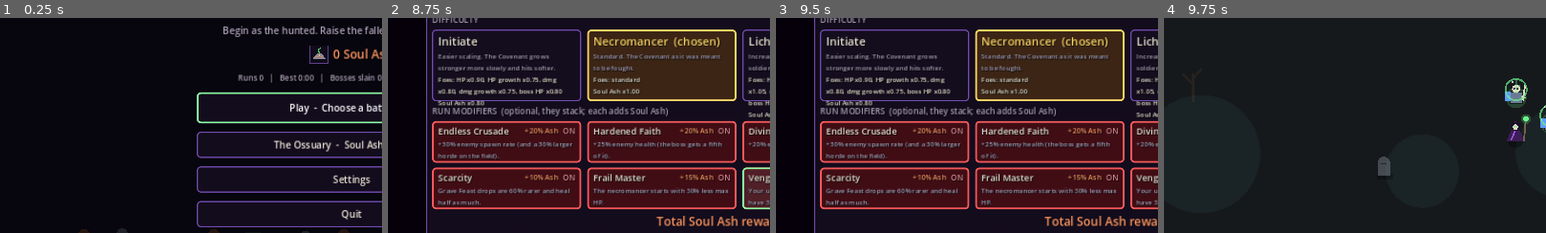
Above: before the commit, frames 1-4 (left to right).
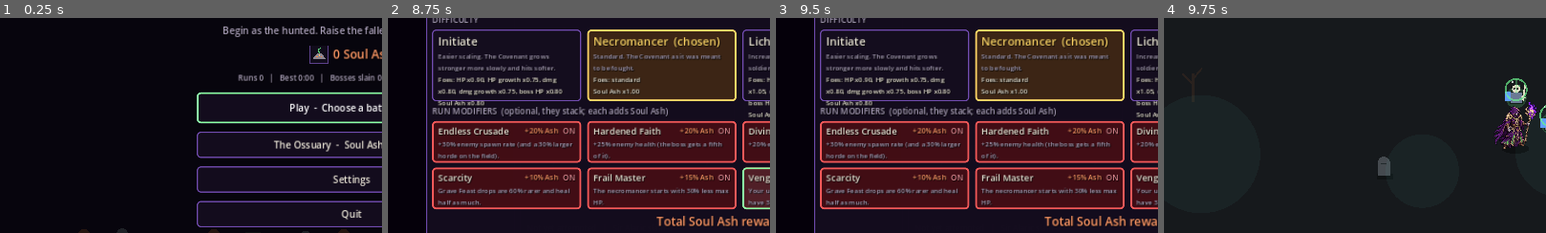
Above: after the commit, the same moments.

Repository: Smoketsu/Vampire-Survivors-Clone-Lol
Game: Godot game, scene res://scenes/main.tscn
The game is run twice, just before and just after one commit, with the same random seed, the same clock (stepped at 60 frames per second) and the same inputs.
Inputs (mouse positions are % of the whole screen's width and height, from its top left):
- Up to frame 1 (0.25 s): no input
- Up to frame 2 (8.75 s): click "Play - Choose a battlefield" at 0.5 s; click "Play - Choose a battlefield" at 1.25 s; click "The Ossuary - Soul Ash upgrad…" at 2 s; click (35, 52) at 2.75 s; click (20, 52) at 3.52 s; click (40, 52) at 4.27 s; click (60, 52) at 5.02 s; click (80, 52) at 5.77 s; click (20, 63) at 6.52 s; click (40, 63) at 7.27 s; click (60, 63) at 8.02 s
- Up to frame 3 (9.5 s): click (80, 63) at 8.77 s
- Up to frame 4 (9.75 s): click "Begin the march" at 9.5 s
The pictures show only the part of the screen within x 4-54%, y 24-74%; the shares and areas given below are measured in that part.

Frames 1-3 are identical in both runs. In frame 4, 1.0% of the frame differs, in the area x 86-98%, y 39-61%.

Commit message:
Sprite art pipeline: SpriteBank with glyph fallback, first sprite (necromancer)
- SpriteBank draws assets/sprites/<category>/<id>.png when present (scaled
  to SpriteData heights, drop shadow, hit flash, mirrored by the node) and
  otherwise falls back to the code-drawn glyph; hooked for the player,
  every summon (incl. evolutions and risen skeletons), every enemy and
  structure, and both bosses.
- tools/prepare_sprite.py: archive the original in art_source/ (.gdignore),
  crop, resize to 3x the on-screen height.
- Pixel-art necromancer from the ChatGPT prompt pack; style locked.
- Docs: README, GDD 15.0 (archer stance, art style), CLAUDE.md plan, art
  bible workflow and manifest file names.
Verified: import; headless autotests (army, Crimson March summon) clean;
rendered run under Xvfb shows the sprite in game.

Claude-Session: https://claude.ai/code/session_01FLPv2RqRe5qVsRWxUhur7z

Diff:
--- a/scripts/core/glyphs.gd
+++ b/scripts/core/glyphs.gd
@@ -56,6 +56,8 @@
 ## The player: hooded purple robe (triangle), bone face, green eyes, staff
 ## with a necrotic green orb (GDD §17 "purple/green/black/bone").
 static func draw_necromancer(ci: CanvasItem, o: Vector2, r: float, flash: bool) -> void:
+	if SpriteBank.draw(ci, "player/necromancer", o, flash):
+		return  # Sprite art exists (assets/sprites/player/necromancer.png).
 	ci.draw_circle(o + Vector2(0, r * 0.9), r * 0.9, Color(0, 0, 0, 0.35))
 	var robe := PackedVector2Array([o + Vector2(0, -r * 1.25), o + Vector2(-r, r * 1.05), o + Vector2(r, r * 1.05)])
 	ci.draw_colored_polygon(robe, _c(Palette.ROBE, flash))
@@ -73,6 +75,8 @@
 
 ## Dispatches to the shape for summon class `cls`.
 static func draw_summon(ci: CanvasItem, cls: String, o: Vector2, r: float, flash: bool) -> void:
+	if SpriteBank.draw(ci, "summons/" + cls, o, flash):
+		return  # Sprite art exists (assets/sprites/summons/<cls>.png).
 	match cls:
 		"warrior":
 			draw_warrior(ci, o, r, flash)
@@ -133,6 +137,9 @@
 	if elite:
 		ci.draw_circle(o, r * 1.45, Color(Palette.GOLD, 0.12))
 		ci.draw_arc(o, r * 1.4, 0.0, TAU, 24, Palette.GOLD, 2.0)
+	# Sprite art, if any: soldiers in enemies/, buildings and carts in structures/.
+	if SpriteBank.draw(ci, "enemies/" + kind, o, flash) or SpriteBank.draw(ci, "structures/" + kind, o, flash):
+		return
 	match kind:
 		"recruit":
 			_draw_recruit(ci, o, r, flash)
@@ -244,6 +251,8 @@
 static func draw_boss(ci: CanvasItem, o: Vector2, r: float, flash: bool, pose: int) -> void:
 	if pose == 2:
 		ci.draw_circle(o, r * 1.5, Color(Palette.GOLD, 0.18))
+	if SpriteBank.draw(ci, "bosses/alaric", o, flash):
+		return  # Sprite art exists (assets/sprites/bosses/alaric.png); pose glow kept.
 	ci.draw_circle(o + Vector2(0, r * 0.25), r * 1.05, _c(Palette.CRIMSON, flash))
 	var body := regular_polygon(o, r * 0.85, 8, PI / 8.0)
 	ci.draw_colored_polygon(body, _c(Palette.SILVER if pose != 3 else Color(0.6, 0.6, 0.65), flash))
--- a/scripts/core/march_glyphs.gd
+++ b/scripts/core/march_glyphs.gd
@@ -202,6 +202,8 @@
 ## 2 = Shieldwall (shield raised and enlarged, gold rim), 3 = recovering.
 ## `last_stand` adds a burning aura (Last Stand, below 30% HP).
 static func draw_vael(ci: CanvasItem, o: Vector2, r: float, flash: bool, pose: int, last_stand: bool) -> void:
+	if SpriteBank.draw(ci, "bosses/vael", o, flash):
+		return  # Sprite art exists (assets/sprites/bosses/vael.png).
 	if last_stand:
 		ci.draw_circle(o, r * 1.7, Color(Palette.FLAME, 0.16))
 		ci.draw_arc(o, r * 1.7, 0.0, TAU, 32, Color(Palette.FLAME, 0.75), 2.0)
--- /dev/null
+++ b/scripts/core/sprite_bank.gd
@@ -0,0 +1,51 @@
+## SpriteBank: optional sprite art with a code-drawn fallback.
+## Glyph-drawing code calls SpriteBank.draw(canvas_item, key, ...) first; if a
+## PNG exists at SpriteData.ROOT + key + ".png" it is drawn (scaled to
+## SpriteData.HEIGHTS[key], with a drop shadow and hit flash) and the call
+## returns true, otherwise it returns false and the caller draws its glyph.
+## Textures are loaded once and cached; missing files are cached as misses, so
+## the check costs a dictionary lookup per draw. Facing is handled by the
+## caller's node (scale.x = -1 mirrors the sprite, which faces right).
+## Purely visual: it never touches gameplay state, so determinism is unaffected.
+class_name SpriteBank
+extends RefCounted
+
+## key -> Texture2D, or null when no PNG exists for that key.
+static var _cache: Dictionary = {}
+
+
+## Returns the texture for sprite `key`, or null if there is no PNG for it.
+static func texture(key: String) -> Texture2D:
+	if _cache.has(key):
+		return _cache[key]
+	var path := SpriteData.ROOT + key + ".png"  # Expected file location.
+	var tex: Texture2D = null  # Loaded texture (null = no art yet).
+	if ResourceLoader.exists(path):
+		tex = load(path) as Texture2D
+	_cache[key] = tex
+	return tex
+
+
+## True when sprite art exists for `key`.
+static func has(key: String) -> bool:
+	return texture(key) != null
+
+
+## Draws sprite `key` centred near `o` on `ci` (scaled to its SpriteData
+## height, with a drop shadow; brightened while `flash`). Returns false and
+## draws nothing when there is no art, so the caller can draw its glyph.
+static func draw(ci: CanvasItem, key: String, o: Vector2, flash: bool) -> bool:
+	var tex := texture(key)  # Art for this key, or null.
+	if tex == null:
+		return false
+	var h: float = SpriteData.HEIGHTS.get(key, SpriteData.DEFAULT_HEIGHT)  # On-screen height (px).
+	var size := Vector2(h * float(tex.get_width()) / float(tex.get_height()), h)  # Drawn size (px).
+	var centre := o + Vector2(0.0, h * SpriteData.CENTER_OFFSET)  # Sprite centre (px).
+	# Drop shadow at the feet: a flattened circle via a scaled transform.
+	var sw := h * SpriteData.SHADOW_WIDTH  # Shadow width (px).
+	ci.draw_set_transform(centre + Vector2(0.0, h * 0.46), 0.0, Vector2(1.0, SpriteData.SHADOW_SQUASH))
+	ci.draw_circle(Vector2.ZERO, sw * 0.5, Color(0.0, 0.0, 0.0, SpriteData.SHADOW_ALPHA))
+	ci.draw_set_transform(Vector2.ZERO, 0.0, Vector2.ONE)
+	var mod := SpriteData.FLASH_MODULATE if flash else Color.WHITE  # Hit-flash tint.
+	ci.draw_texture_rect(tex, Rect2(centre - size * 0.5, size), false, mod)
+	return true
--- /dev/null
+++ b/scripts/data/sprite_data.gd
@@ -0,0 +1,64 @@
+## SpriteData: on-screen sizes for the optional sprite art (docs/art/ART_BIBLE.md).
+## A sprite key is "<category>/<id>", matching res://assets/sprites/<category>/<id>.png.
+## When a PNG exists, SpriteBank draws it instead of the code-drawn glyph, scaled
+## so its height (in world px) is the value below. Keys without a file keep
+## their glyph, so art can be added one piece at a time. Data only, no logic.
+class_name SpriteData
+extends RefCounted
+
+## Root folder of the in-game sprite PNGs (prepared by tools/prepare_sprite.py).
+const ROOT: String = "res://assets/sprites/"
+
+## On-screen height in world px per sprite key (ART_BIBLE.md manifest sizes).
+const HEIGHTS: Dictionary = {
+	"player/necromancer": 56.0,  # TUNING (not in GDD) ART_BIBLE manifest size
+	"summons/warrior": 44.0,  # TUNING (not in GDD) ART_BIBLE manifest size
+	"summons/archer": 44.0,  # TUNING (not in GDD) ART_BIBLE manifest size
+	"summons/mage": 44.0,  # TUNING (not in GDD) ART_BIBLE manifest size
+	"summons/mender": 44.0,  # TUNING (not in GDD) ART_BIBLE manifest size
+	"summons/warder": 44.0,  # TUNING (not in GDD) ART_BIBLE manifest size
+	"summons/bishop": 52.0,  # TUNING (not in GDD) ART_BIBLE manifest size
+	"summons/death_knight": 52.0,  # TUNING (not in GDD) ART_BIBLE manifest size
+	"summons/lich": 52.0,  # TUNING (not in GDD) ART_BIBLE manifest size
+	"summons/abomination": 88.0,  # TUNING (not in GDD) ART_BIBLE manifest size
+	"summons/rogue": 44.0,  # TUNING (not in GDD) ART_BIBLE manifest size
+	"summons/gargoyle": 56.0,  # TUNING (not in GDD) ART_BIBLE manifest size
+	"summons/frost_wraith": 48.0,  # TUNING (not in GDD) ART_BIBLE manifest size
+	"summons/risen": 36.0,  # TUNING (not in GDD) ART_BIBLE manifest size
+	"enemies/recruit": 40.0,  # TUNING (not in GDD) ART_BIBLE manifest size
+	"enemies/footman": 48.0,  # TUNING (not in GDD) ART_BIBLE manifest size
+	"enemies/archer": 40.0,  # TUNING (not in GDD) ART_BIBLE manifest size
+	"enemies/chaplain": 42.0,  # TUNING (not in GDD) ART_BIBLE manifest size
+	"enemies/purifier": 44.0,  # TUNING (not in GDD) ART_BIBLE manifest size
+	"enemies/templar": 52.0,  # TUNING (not in GDD) ART_BIBLE manifest size
+	"enemies/inquisitor": 64.0,  # TUNING (not in GDD) ART_BIBLE manifest size
+	"enemies/shieldbearer": 50.0,  # TUNING (not in GDD) ART_BIBLE manifest size
+	"enemies/banner_bearer": 50.0,  # TUNING (not in GDD) ART_BIBLE manifest size
+	"enemies/halberdier": 50.0,  # TUNING (not in GDD) ART_BIBLE manifest size
+	"bosses/alaric": 120.0,  # TUNING (not in GDD) ART_BIBLE manifest size
+	"bosses/vael": 120.0,  # TUNING (not in GDD) ART_BIBLE manifest size
+	"structures/outpost": 96.0,  # TUNING (not in GDD) ART_BIBLE manifest size
+	"structures/ward_generator": 80.0,  # TUNING (not in GDD) ART_BIBLE manifest size
+	"structures/supply_cart": 72.0,  # TUNING (not in GDD) ART_BIBLE manifest size
+	"structures/holy_standard": 72.0,  # TUNING (not in GDD) ART_BIBLE manifest size
+	"structures/watchtower": 96.0,  # TUNING (not in GDD) ART_BIBLE manifest size
+}
+
+## Height (world px) used for a key missing from HEIGHTS.
+const DEFAULT_HEIGHT: float = 44.0  # TUNING (not in GDD)
+
+## Vertical offset of the sprite's centre, as a fraction of its height: the
+## glyph origin is roughly the unit's body centre, so the sprite sits a little
+## higher than its feet (negative = up).
+const CENTER_OFFSET: float = -0.12  # TUNING (not in GDD)
+
+## Multiplier applied to the sprite's colour during a hit flash (values above 1
+## brighten it towards white; dark outlines stay dark).
+const FLASH_MODULATE: Color = Color(2.6, 2.6, 2.6, 1.0)  # TUNING (not in GDD)
+
+## Drop-shadow ellipse under a sprite: width as a fraction of the sprite height.
+const SHADOW_WIDTH: float = 0.55  # TUNING (not in GDD)
+## Drop-shadow ellipse height as a fraction of its width.
+const SHADOW_SQUASH: float = 0.35  # TUNING (not in GDD)
+## Drop-shadow opacity (0-1).
+const SHADOW_ALPHA: float = 0.35  # TUNING (not in GDD)
Not shown, added: art_source/.gdignore
Binary file added: art_source/player/necromancer.png
Binary file added: assets/sprites/player/necromancer.png
Not shown, added: assets/sprites/player/necromancer.png.import
Not shown, added: tools/.gdignore
Not shown, changed: CLAUDE.md
Not shown, changed: README.md
Not shown, changed: docs/GDD.md
Not shown, changed: docs/art/ART_BIBLE.md
Not shown, added: tools/prepare_sprite.py
